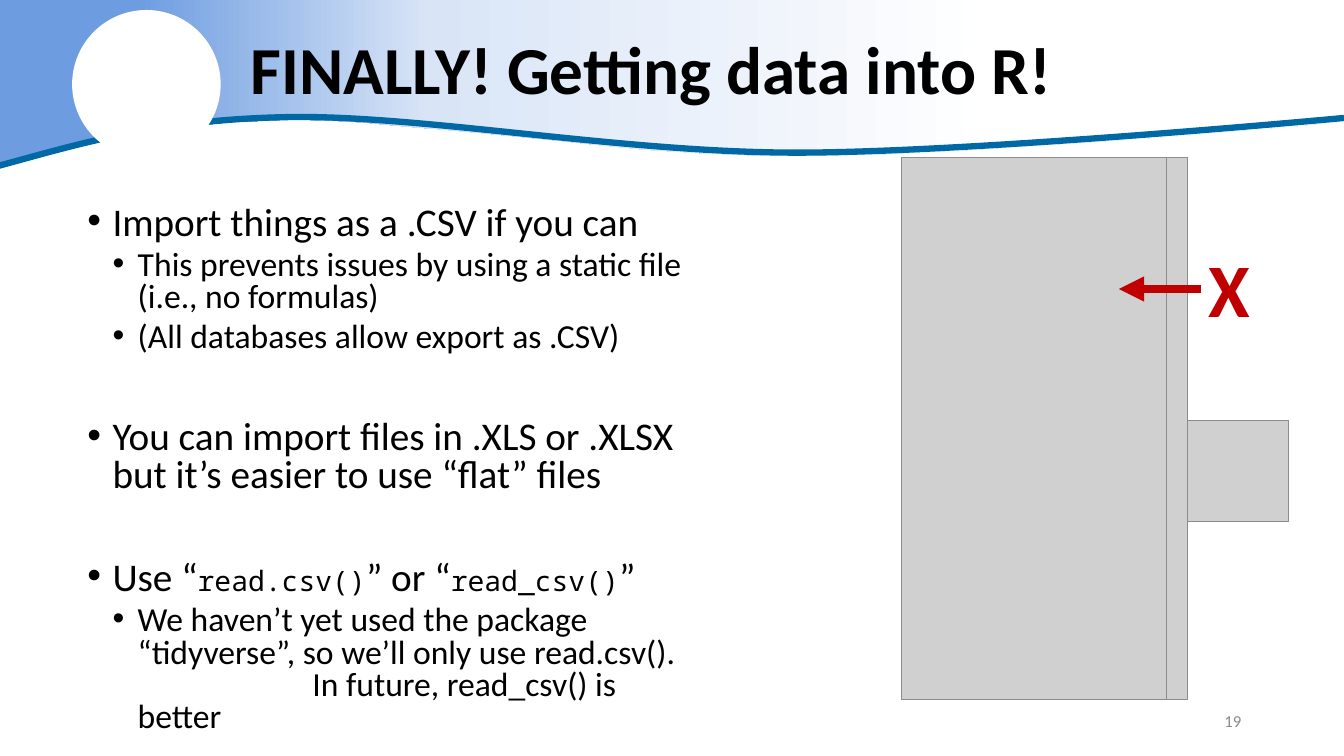
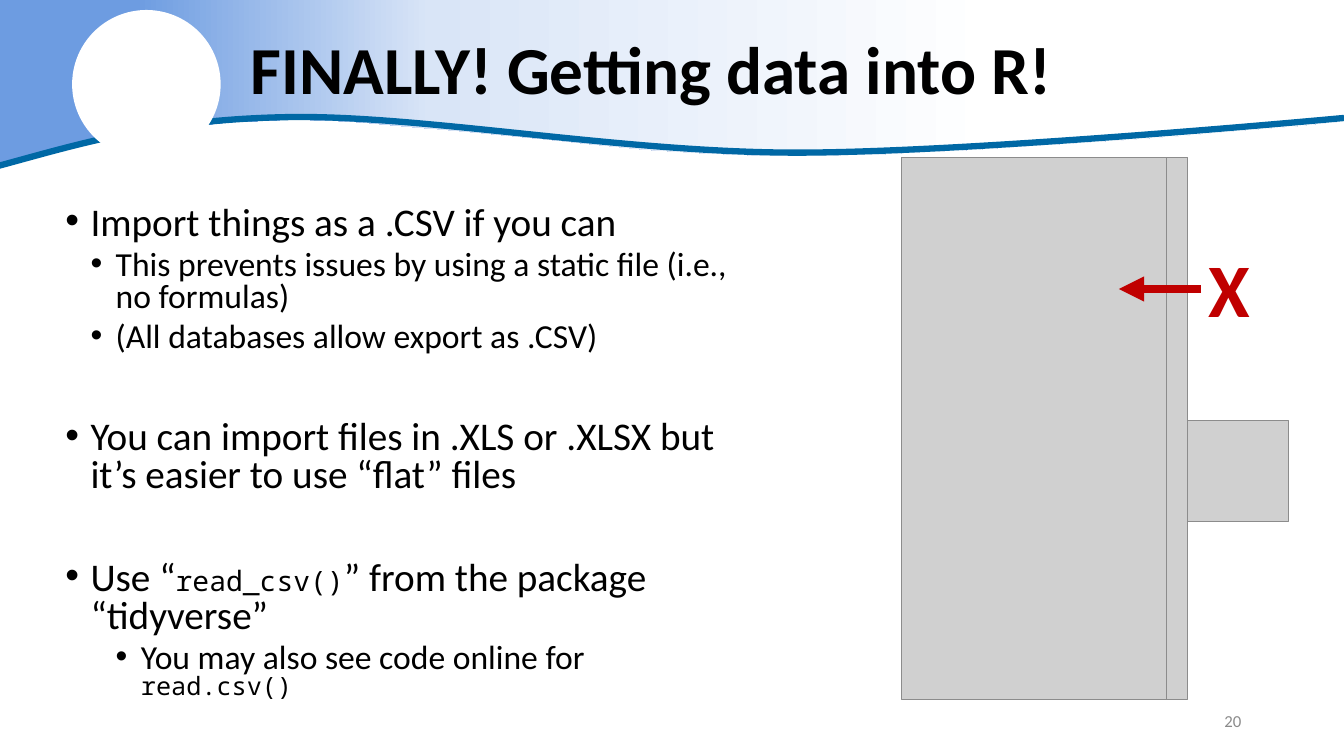
Before and after one commit to justinpriest/ADFG_R_Intro_Workshop, a slide deck: slide 20 of presentations/5 - Reading Real Data.pptx (slide 19 before the commit). Drawn at 1344x756 pixels with LibreOffice and Linux fonts; fonts in the diff are those of the drawing; grey boxes stand for pictures; background and template pictures are left out. Boxes give left, top, right and bottom in pixels: in the first picture for what was removed or moved away, otherwise in the second. Text is boxed around its words. In the diff, an @@ line names an element or a change of style, - is before the commit and + after.

```diff
--- a/presentations/5 - Reading Real Data.pptx
+++ b/presentations/5 - Reading Real Data.pptx
@@ text "Import things as a .CSV ...": place and size @@
-text "Import things as a .CSV ..." at <box>113,208,681,729</box>
+text "Import things as a .CSV ..." at <box>91,208,727,699</box>
@@ text at <box>91,563,646,699</box>: text changed; size 24 to 28 pt @@
-• Use “read.csv()” or “read_csv()”
-  • We haven’t yet used the package “tidyverse”, so we’ll only use read.csv(). In future, read_csv() is better
+• Use “read_csv()” from the package “tidyverse”
+  • You may also see code online for read.csv()
@@ page number at <box>1224,716,1241,727</box>: text changed @@
-19
+20
```
Also in this commit, not shown: 11 other slides changed, 4 slides added.
